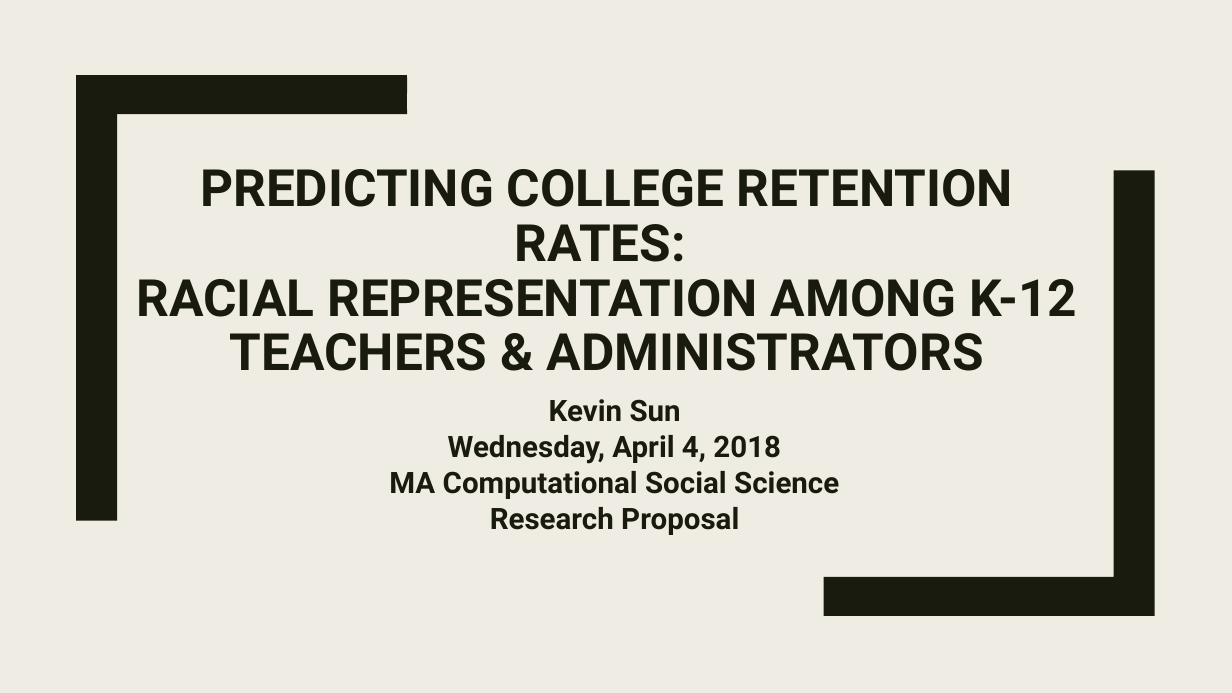
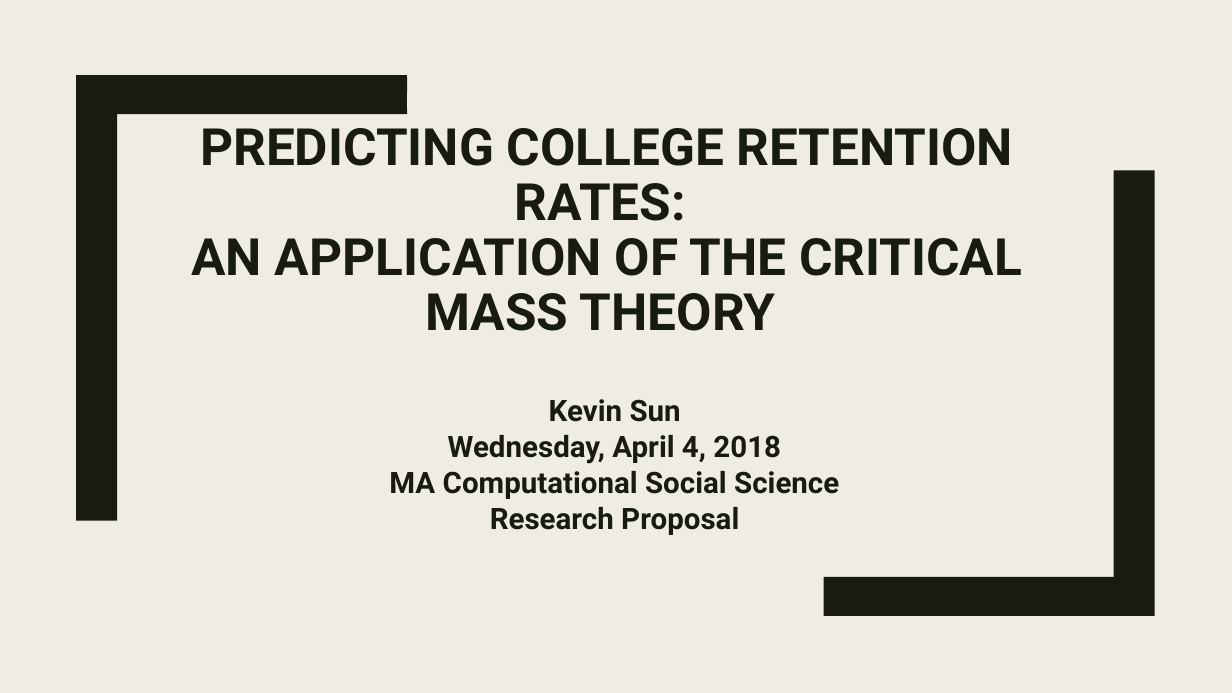
Before and after one commit to Sun-Kev/MACS30200proj, a slide deck: slide 1 of Proposal/proposal_slides.pptx. Drawn at 1232x693 pixels with LibreOffice and Linux fonts; fonts in the diff are those of the drawing. Boxes give left, top, right and bottom in pixels: in the first picture for what was removed or moved away, otherwise in the second. Text is boxed around its words. In the diff, an @@ line names an element or a change of style, - is before the commit and + after.

```diff
--- a/Proposal/proposal_slides.pptx
+++ b/Proposal/proposal_slides.pptx
@@ title at (191, 128, 1022, 331): text changed @@
-PREDICTING COLLEGE RETENTION RATES:
-RACIAL REPRESENTATION AMONG K-12 TEACHERS & ADMINISTRATORS
+PREDICTING COLLEGE RETENTION RATES:
+AN APPLICATION OF THE CRITICAL MASS THEORY
```
Also in this commit, not shown: 4 other slides changed, 1 other file.
